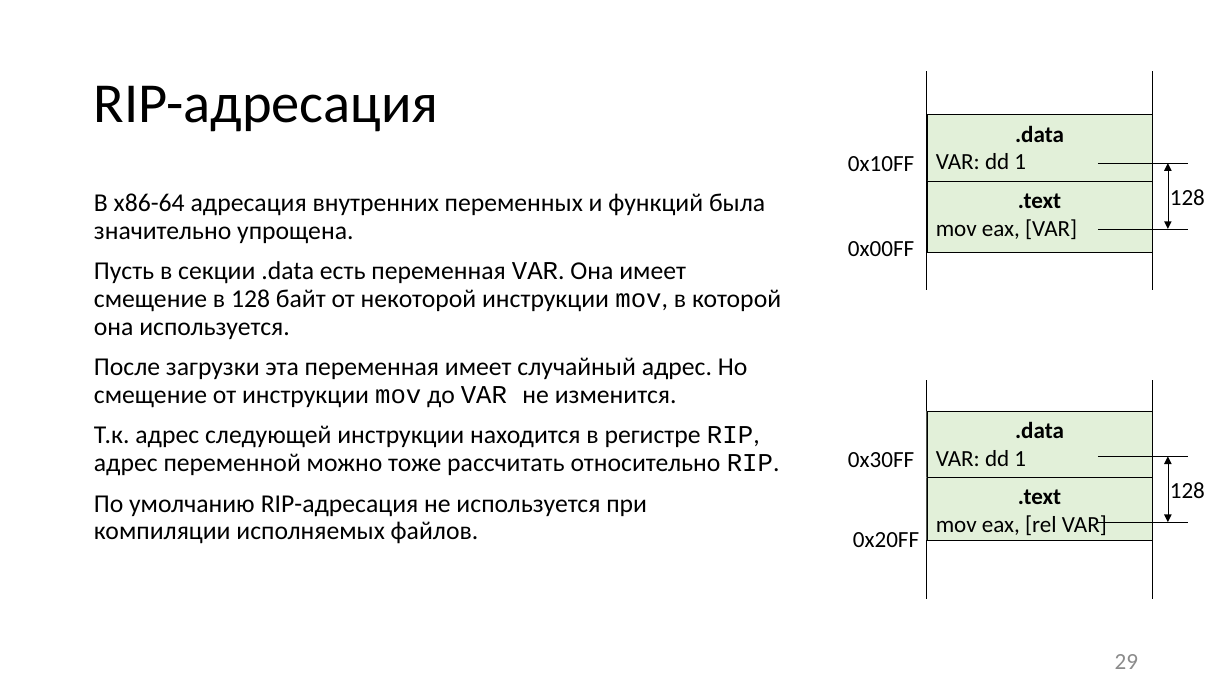
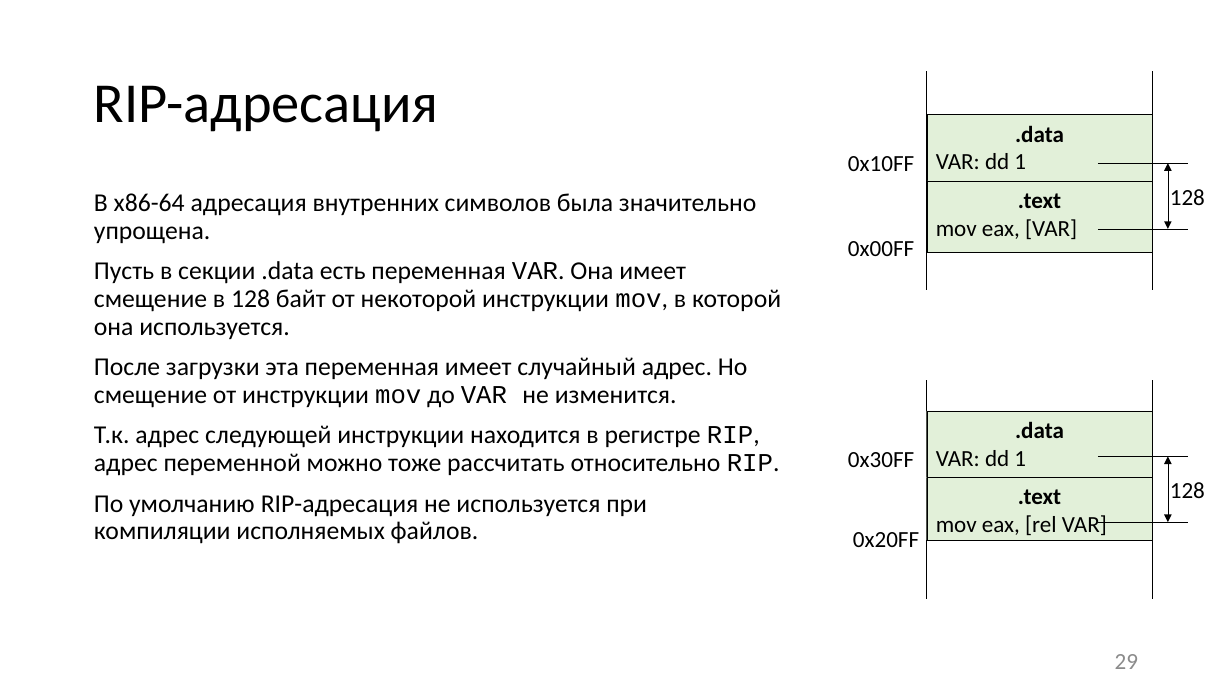
Before and after one commit to itsecd/low-level-programming, a slide deck: slide 29 of Lectures/5.Compiling_and_linking/Lecture5.pptx. Drawn at 1232x693 pixels with LibreOffice and Linux fonts; fonts in the diff are those of the drawing. Boxes give left, top, right and bottom in pixels: in the first picture for what was removed or moved away, otherwise in the second. Text is boxed around its words. In the diff, an @@ line names an element or a change of style, - is before the commit and + after.

```diff
--- a/Lectures/5.Compiling_and_linking/Lecture5.pptx
+++ b/Lectures/5.Compiling_and_linking/Lecture5.pptx
@@ text at <box>94,193,756,244</box>: text changed @@
-В x86-64 адресация внутренних переменных и функций была значительно упрощена.
+В x86-64 адресация внутренних символов была значительно упрощена.
```
Also in this commit, not shown: 17 other slides changed, 10 other files.
